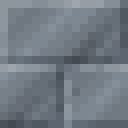
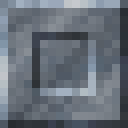
Layered file, before and after one edit (128×128). Changes by layer:
added layer "图层 10 拷贝" (overlay, 50%) above "图层 10" over [0, 0, 128, 128]
added layer "背景" (hard light) above "图层 3" over [0, 0, 128, 128]
hid "图层 3", blend overlay → hard light over [0, 0, 128, 128]
added layer "图层 6" (soft light, 50%) above "图层 1" over [0, 0, 128, 128]
painted on "图层 1" over [0, 0, 128, 128]
